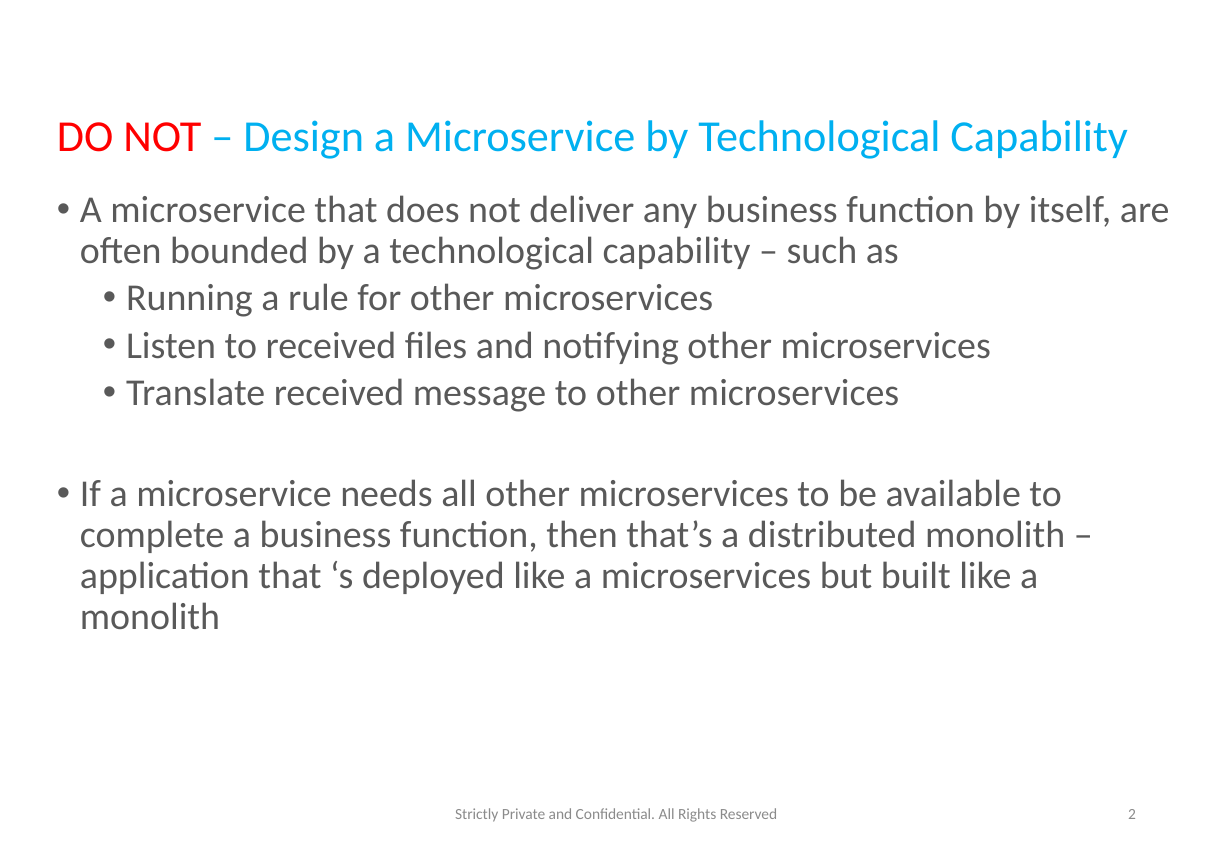
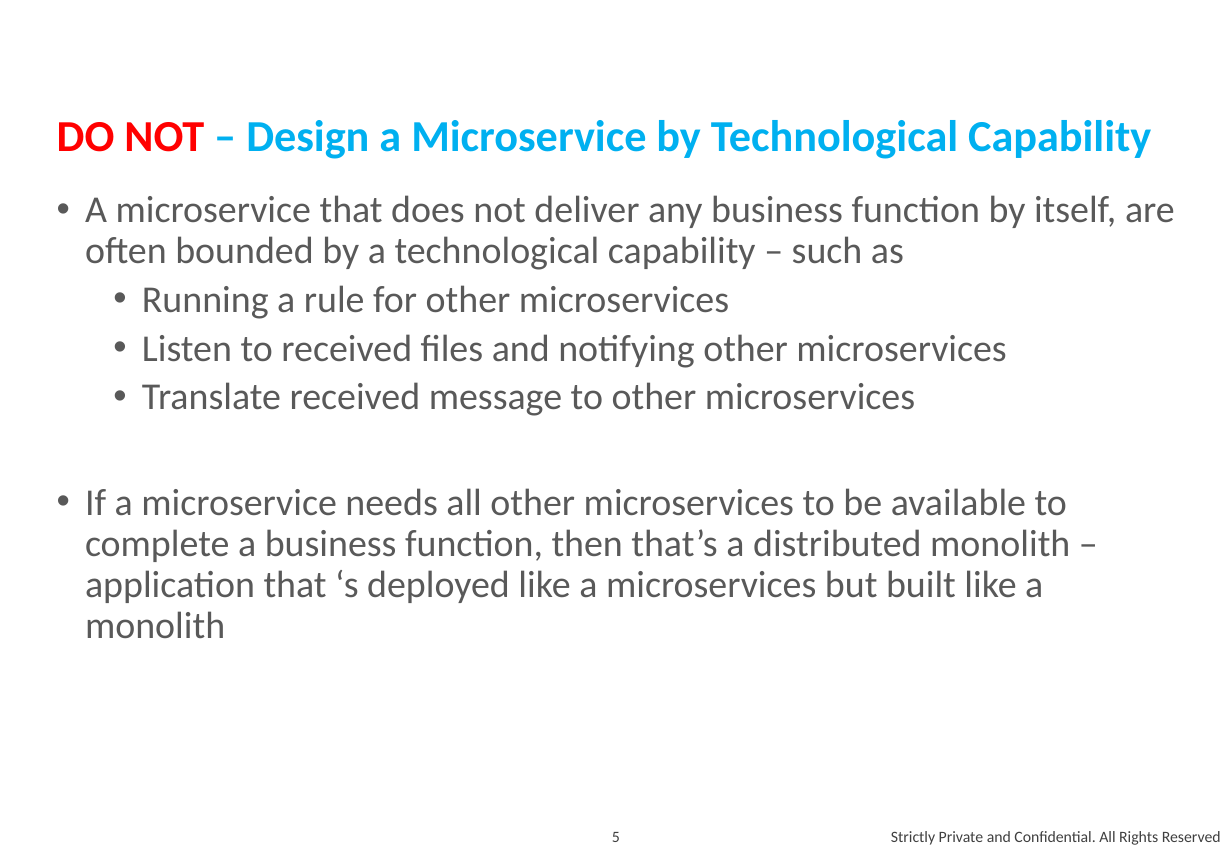
Before and after one commit to andylke/docs-microservice-dos-and-donts, a slide deck: slide 5 of microservice-dos-and-donts.pptx (slide 2 before the commit). Drawn at 1232x853 pixels with LibreOffice and Linux fonts; fonts in the diff are those of the drawing. Boxes give left, top, right and bottom in pixels: in the first picture for what was removed or moved away, otherwise in the second. Text is boxed around its words. In the diff, an @@ line names an element or a change of style, - is before the commit and + after.

```diff
--- a/microservice-dos-and-donts.pptx
+++ b/microservice-dos-and-donts.pptx
@@ title "DO NOT – Design a ..." at (57,120,1151,159): bold on @@
@@ text "A microservice that does not ..." at (85,195,1175,639): indent changed; more space between paragraphs @@
@@ page number removed at (1128,809,1136,819) @@
-2
@@ page number added at (612,832,620,842), 10 pt, text #404040 @@
+5
@@ text "Strictly Private and Confidential. All ...": place and size @@
-text "Strictly Private and Confidential. All ..." at (455,808,778,822)
+text "Strictly Private and Confidential. All ..." at (891,831,1221,845)
@@ text "Strictly Private and Confidential. All ..." at (891,831,1221,845): size 9.8 to 10 pt, text colour #8C8C8C to #404040; alignment centre to right @@
```
Also in this commit, not shown: 10 other slides changed, 3 slides added, 4 slides removed, 1 other file.
